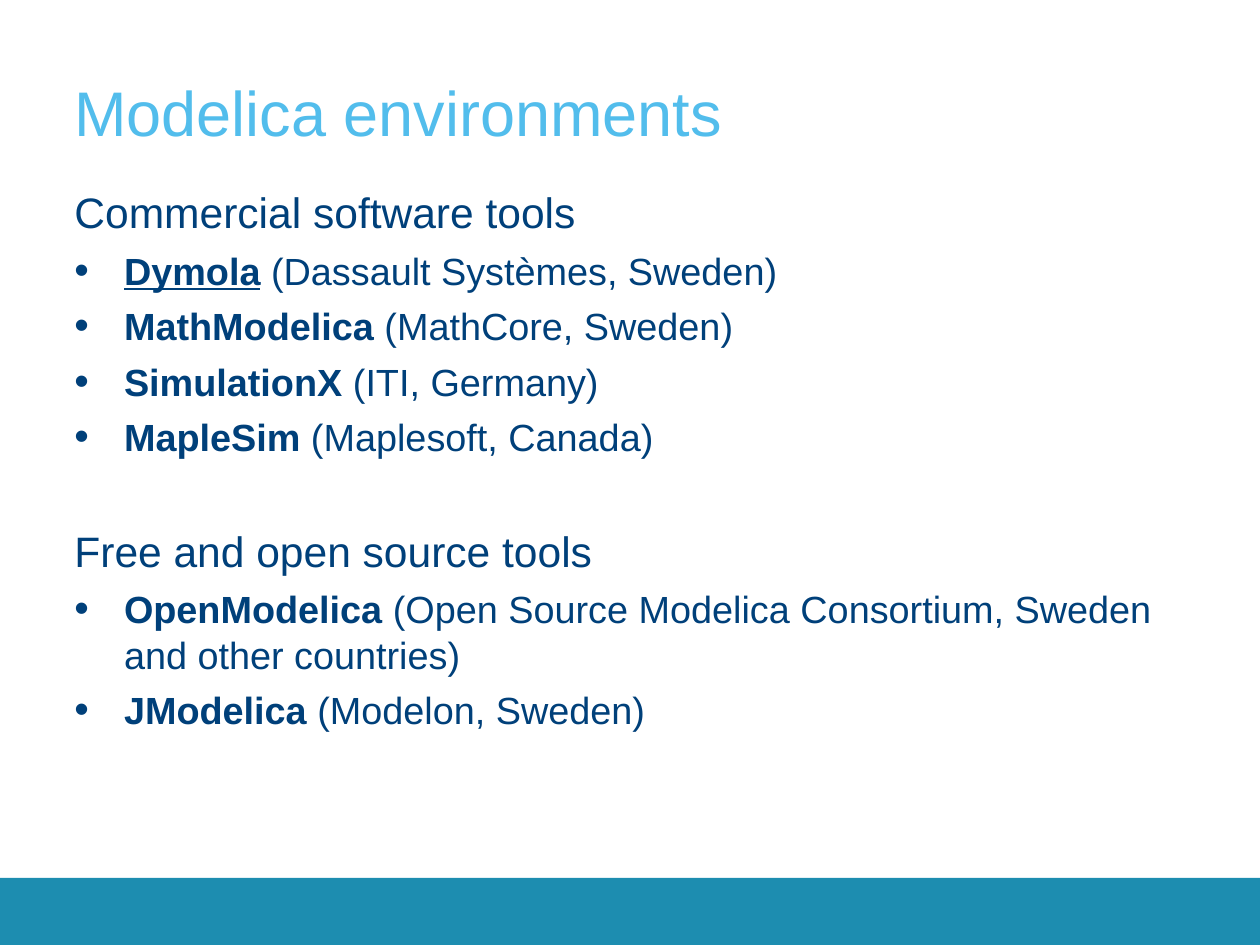
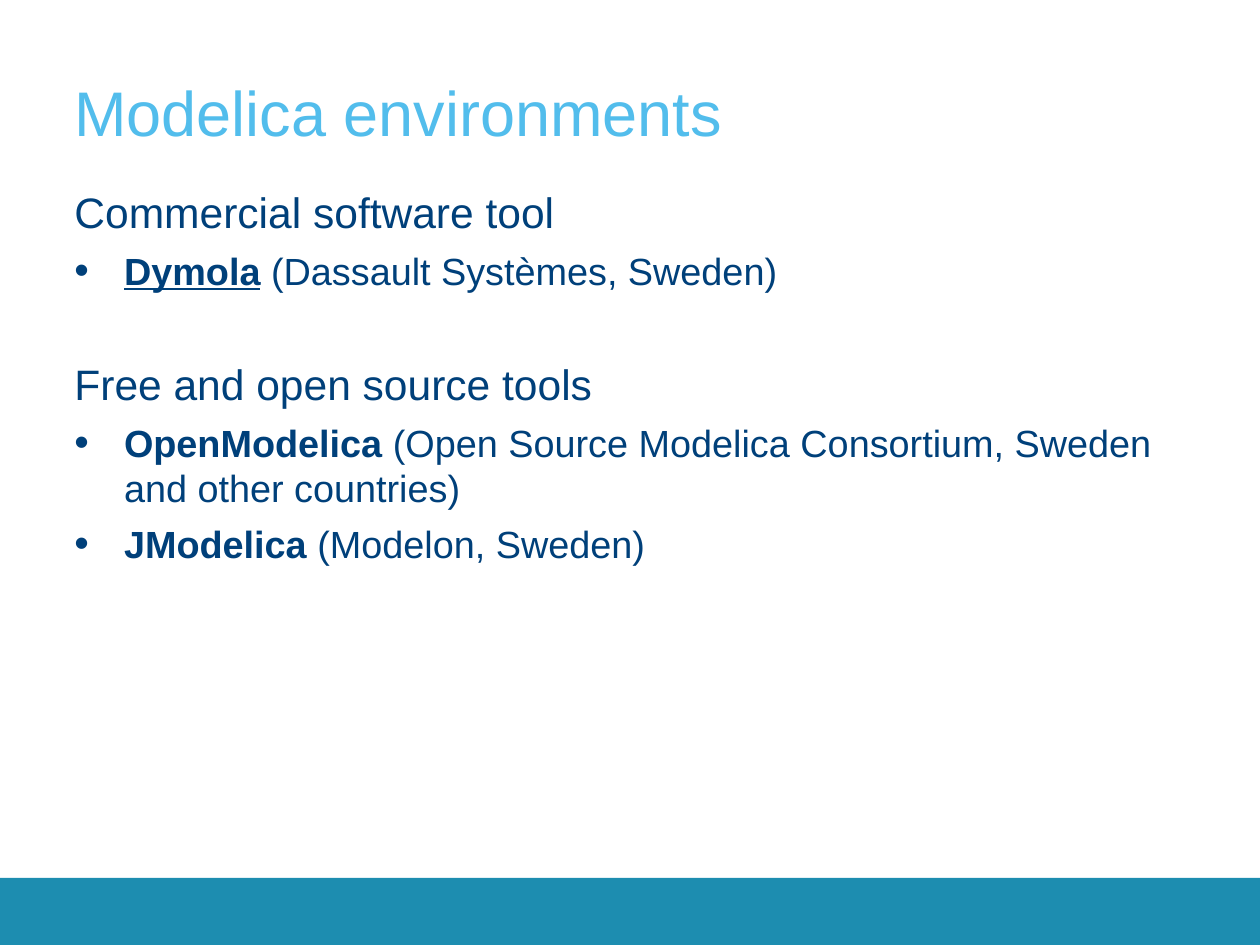
Before and after one commit to aswathnaray/__CrashCourse__, a slide deck: slide 13 of 2017-2018/Presentations/CrashCourse_2016.pptx (slide 12 before the commit). Drawn at 1260x945 pixels with LibreOffice and Linux fonts; fonts in the diff are those of the drawing; background and template pictures are left out. Boxes give left, top, right and bottom in pixels: in the first picture for what was removed or moved away, otherwise in the second. Text is boxed around its words. In the diff, an @@ line names an element or a change of style, - is before the commit and + after.

```diff
--- a/2017-2018/Presentations/CrashCourse_2016.pptx
+++ b/2017-2018/Presentations/CrashCourse_2016.pptx
@@ text at <box>74,197,555,229</box>: text changed @@
-Commercial software tools
+Commercial software tool
@@ text at <box>124,312,733,458</box>: paragraphs removed @@
-• MathModelica (MathCore, Sweden)
-• SimulationX (ITI, Germany)
-• MapleSim (Maplesoft, Canada)
```
Also in this commit, not shown: 14 other slides changed, 14 slides added, 10 slides removed.
